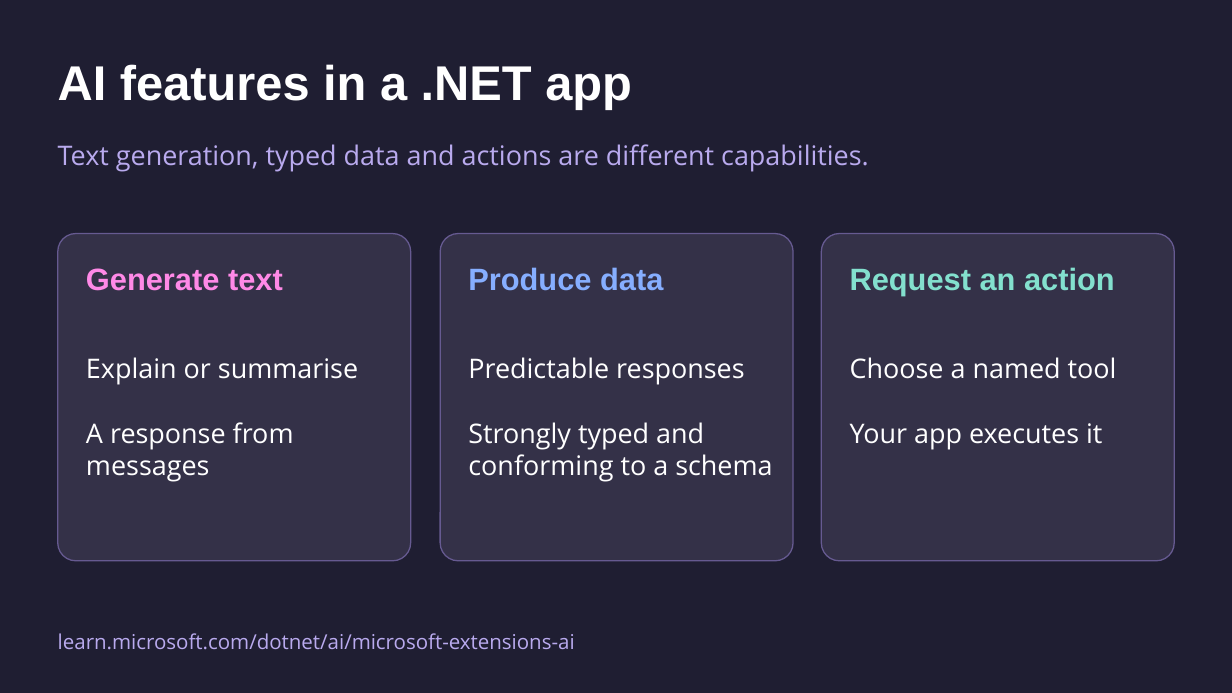
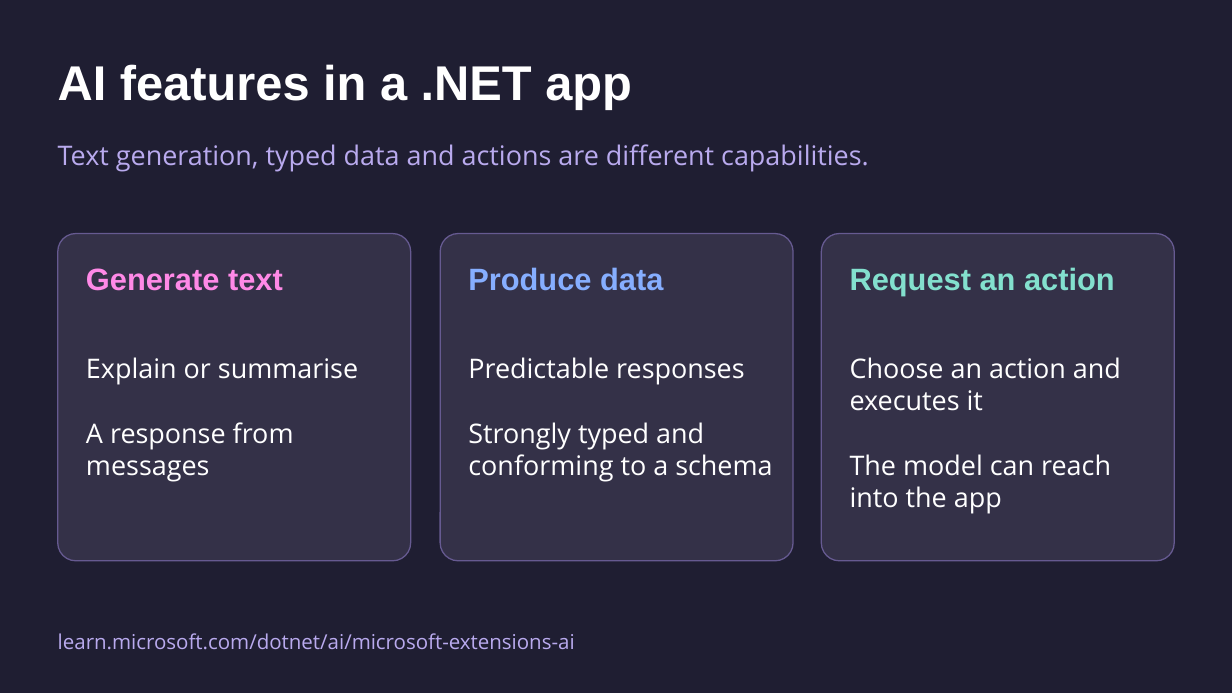
Before and after one commit to mattleibow/dotnetconf2026, a slide deck: slide 15 of slides.pptx (slide 14 before the commit). Drawn at 1232x693 pixels with LibreOffice and Linux fonts; fonts in the diff are those of the drawing. Boxes give left, top, right and bottom in pixels: in the first picture for what was removed or moved away, otherwise in the second. Text is boxed around its words. In the diff, an @@ line names an element or a change of style, - is before the commit and + after.

```diff
--- a/slides.pptx
+++ b/slides.pptx
@@ text at box(850, 357, 1121, 514): text changed @@
-Choose a named tool
-Your app executes it
+Choose an action and executes it
+The model can reach into the app
```
Also in this commit, not shown: 7 other slides changed.
